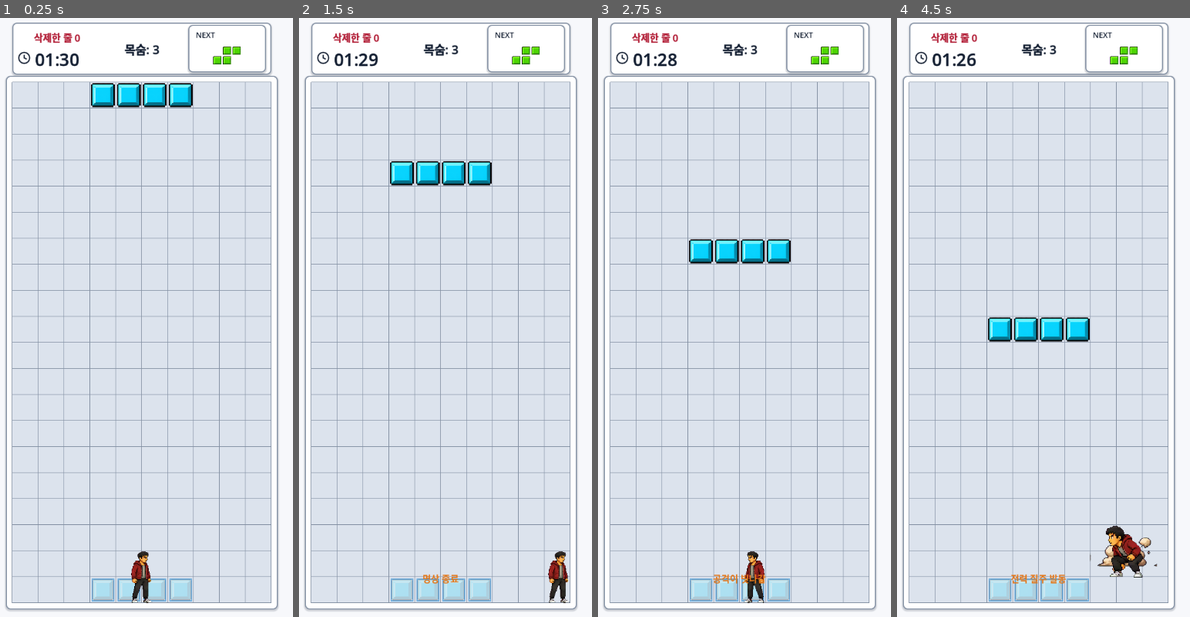
Above: before the commit, frames 1-4 (left to right).
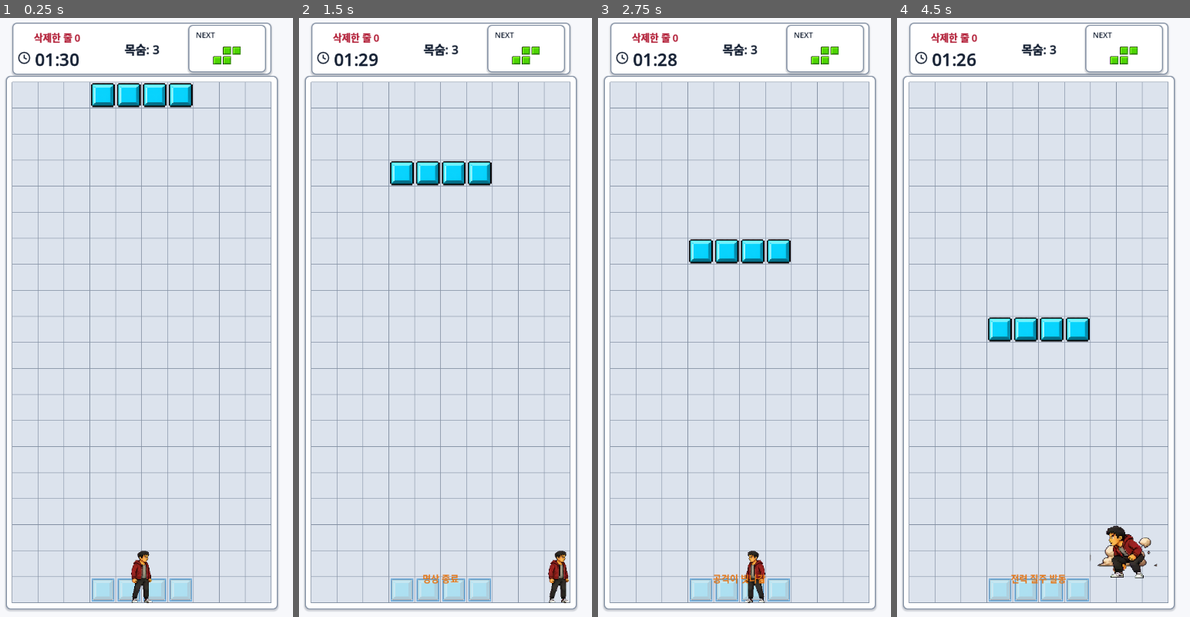
Above: after the commit, the same moments.

Repository: ydev2388/player_tetris
Game: Godot game, scene res://scenes/main.tscn
Same seed, same stepped clock (60 frames per second), same inputs: the game is played once before the commit and once after it. This scene is started directly instead of the project's main scene.
Inputs (mouse positions are in pixels of both pictures, inside the frame that each line leads up to):
- Up to frame 1 (0.25 s): no input
- Up to frame 2 (1.5 s): tap Enter at 0.5 s; move the mouse to (507, 293) at 0.52 s; hold C (character_grab) 0.53-1.28 s; hold Right (character_right) from 0.53 s (still down); click (507, 293) at 0.67 s; tap Z (character_jump) at 0.77 s; move the mouse to (381, 359) at 1.27 s; tap Down (character_meditate) at 1.35 s
- Up to frame 3 (2.75 s): tap Z (character_jump) at 1.52 s; move the mouse to (770, 191) at 2.02 s; release Right (character_right) at 2.03 s; hold Left (character_left) from 2.03 s (still down); tap X (character_punch) at 2.1 s
- Up to frame 4 (4.5 s): move the mouse to (1022, 449) at 2.77 s; release Left (character_left) at 2.78 s; hold Right (character_right) 2.78-4.28 s; tap S (character_rotation_kick) at 2.85 s; click (1022, 449) at 2.92 s; tap Z (character_jump) at 3.02, 3.77 s; move the mouse to (1128, 419) at 3.52 s; tap V (character_special) at 3.6 s; move the mouse to (946, 233) at 4.27 s; hold Left (character_left) from 4.28 s (still down); tap Space at 4.35 s

The runs differ from the first frame. In frame 1, 0.1% of the frame differs, in the area x 44-53%, y 88-98%; in frame 2, 0.1%; in frame 3, 0.2%; in frame 4, 0.3%, in the area x 71-85%, y 84-94%.

Commit message:
fix: stabilize character sprite alignment

Diff:
--- a/scripts/character_animation_data.gd
+++ b/scripts/character_animation_data.gd
@@ -15,6 +15,14 @@
 const DEFAULT_CHARACTER_ID: String = "normal"
 const FRAME_SIZE: float = 128.0
 const FRAME_DISPLAY_SIZE: Vector2 = Vector2(FRAME_SIZE, FRAME_SIZE)
+const VISIBLE_HEIGHTS: Dictionary = {
+	IDLE: 96.0,
+	ATTACK: 96.0,
+	HANG: 96.0,
+	JUMP: 96.0,
+	ROTATION_KICK: 96.0,
+	SPECIAL: 96.0,
+}
 const NORMAL_ATLAS: Texture2D = preload(
 	"res://assets/sprites/characters/normal/normal_atlas.png"
 )
@@ -180,6 +188,15 @@
 
 static func display_size_for(character_id: String = DEFAULT_CHARACTER_ID) -> Vector2:
 	return profile_for(character_id)["display_size"] as Vector2
+
+
+static func visible_height_for(
+	state: String,
+	character_id: String = DEFAULT_CHARACTER_ID
+) -> float:
+	var resolved_state: String = state if VISIBLE_HEIGHTS.has(state) else IDLE
+	var profile_scale: float = display_size_for(character_id).y / FRAME_SIZE
+	return float(VISIBLE_HEIGHTS[resolved_state]) * profile_scale
 
 
 static func texture_for(
--- a/scripts/character_controller.gd
+++ b/scripts/character_controller.gd
@@ -103,7 +103,7 @@
 const PUNCH_TOTAL_COSTS: Array[float] = [0.0, 8.0, 18.0] # 단계별 누적 비용 조회표.
 const PUNCH_MAX_HOLD_TIME: float = 0.9 # charge_time이 증가할 수 있는 상한(초).
 const PUNCH_HITBOX_WIDTH: float = 27.2 # 주먹 스프라이트 끝에서 5px 더 넓힌 전방 판정 길이(px).
-const CRUSH_ALPHA_THRESHOLD: float = 128.0 / 255.0 # 반투명 외곽을 제외할 알파 경계.
+const FRAME_ALPHA_THRESHOLD: float = 128.0 / 255.0 # 표시 실루엣의 반투명 외곽 제외 경계.
 const CRUSH_CORE_SIZE: Vector2 = Vector2(
 	28.0 * MainLayout.DISPLAY_SCALE,
 	64.0 * MainLayout.DISPLAY_SCALE
@@ -184,8 +184,8 @@
 var _was_grounded_for_stamina: bool = true # 비접지→접지 전환에서만 stamina를 완충하기 위한 이전 상태.
 var _self_respawn_hold_time: float = 0.0 # Q 또는 사용자 지정 키를 연속으로 누른 시간.
 var _self_respawn_requires_release: bool = false # 발동 뒤 같은 hold의 연속 생명 차감을 막는다.
-var _crush_mask_cache: Dictionary = {} # 상태/프레임별 화면 픽셀 몸통 마스크.
-var _animation_image_cache: Dictionary = {} # texture path별 CPU alpha 판정용 Image.
+var _frame_alpha_bounds_cache: Dictionary = {} # 캐릭터/프레임별 불투명 영역.
+var _animation_image_cache: Dictionary = {} # texture path별 표시 영역 검색용 Image.
 var _respawn_random: RandomNumberGenerator = RandomNumberGenerator.new() # 캐릭터 X 전용 난수열.
 
 
@@ -218,7 +218,7 @@
 	if character_id == value:
 		return true
 	character_id = value
-	_crush_mask_cache.clear()
+	_frame_alpha_bounds_cache.clear()
 	_animation_image_cache.clear()
 	_animation_state = ANIMATION_DATA.IDLE
 	_animation_time = 0.0
@@ -1344,9 +1344,9 @@
 		take_damage()
 
 
-## 상황: 자연 낙하한 네 블록 중 하나가 현재 캐릭터 몸통 픽셀에 닿는지 판정한다.
-## 순서: 현재 프레임의 캐시된 불투명 픽셀 → flip/rotation 변환 → 네 셀 Rect 포함 검사.
-## 결과: 알파 128 이상이면서 중앙 28×64px 안인 실제 표시 픽셀이 닿을 때만 true다.
+## 상황: 자연 낙하한 네 블록 중 하나가 현재 캐릭터 몸 충돌체에 닿는지 판정한다.
+## 순서: 고정 CharacterBody2D Rect와 네 셀 Rect의 실제 면적 교차를 검사한다.
+## 결과: 캐릭터 종류, 애니메이션 프레임, 투명 여백과 무관한 동일 판정을 반환한다.
 func _crush_mask_overlaps_active_piece(origin: Vector2i) -> bool:
 	var collider_rect: Rect2 = _character_collider_rect()
 	for local_cell: Vector2i in controller.active_local_cells():
@@ -1356,64 +1356,6 @@
 		):
 			return true
 	return false
-
-
-## 상황: 현재 애니메이션 프레임의 압사 몸통 마스크가 필요할 때 호출한다.
-## 순서: 상태/region key 캐시 조회 → 화면 중앙 28×64 각 픽셀을 source region으로 역매핑
-##       → 원본 alpha가 128 이상인 화면 픽셀 중심만 저장.
-## 결과: 투명 여백과 뻗은 팔다리가 빠진 정확한 화면 픽셀 좌표 목록을 반환한다.
-func _current_crush_mask_points() -> Array[Vector2]:
-	var region: Rect2 = ANIMATION_DATA.region_for(
-		_animation_state,
-		_animation_time,
-		character_id
-	)
-	var cache_key: String = "%s:%s:%d:%d:%d:%d" % [
-		character_id,
-		_animation_state,
-		int(region.position.x),
-		int(region.position.y),
-		int(region.size.x),
-		int(region.size.y),
-	]
-	if _crush_mask_cache.has(cache_key):
-		return _crush_mask_cache[cache_key] as Array[Vector2]
-
-	var texture: Texture2D = ANIMATION_DATA.texture_for(_animation_state, character_id)
-	var image_key: String = texture.resource_path
-	var image: Image
-	if _animation_image_cache.has(image_key):
-		image = _animation_image_cache[image_key] as Image
-	else:
-		image = texture.get_image()
-		_animation_image_cache[image_key] = image
-
-	var target_size: Vector2 = _animation_target_size(_animation_state)
-	var points: Array[Vector2] = []
-	var half_core: Vector2 = CRUSH_CORE_SIZE * 0.5
-	for pixel_y: int in range(int(-half_core.y), int(half_core.y)):
-		for pixel_x: int in range(int(-half_core.x), int(half_core.x)):
-			var display_point: Vector2 = Vector2(
-				float(pixel_x) + 0.5,
-				float(pixel_y) + 0.5
-			)
-			var normalized: Vector2 = (display_point + target_size * 0.5) / target_size
-			if (
-				normalized.x < 0.0
-				or normalized.x >= 1.0
-				or normalized.y < 0.0
-				or normalized.y >= 1.0
-			):
-				continue
-			var source_pixel: Vector2i = Vector2i(
-				int(floor(region.position.x + normalized.x * region.size.x)),
-				int(floor(region.position.y + normalized.y * region.size.y))
-			)
-			if image.get_pixelv(source_pixel).a >= CRUSH_ALPHA_THRESHOLD:
-				points.append(display_point)
-
-	_crush_mask_cache[cache_key] = points
-	return points
 
 
 ## 상황: 낙하 블록과 겹친 순간 캐릭터가 아래 고정 지지면에 직접 붙어 있는지 검사한다.
@@ -2064,9 +2006,9 @@
 
 
 ## 상황: animation 시간/state가 정해진 뒤 실제 Sprite2D frame을 적용할 때 호출한다.
-## 순서: sprite 유효성 → region 조회 → 기본 target size → attack 너비 확대
-##       → texture/region/scale/position 대입.
-## 결과: 원본 frame 크기가 달라도 게임 안에서는 일정한 캐릭터 높이로 보인다.
+## 순서: region의 불투명 경계 조회 → 상태별 실루엣 높이에 균일 배율 적용
+##       → 불투명 중심 X와 고정 충돌체 발선을 공통 표시 기준점으로 정렬.
+## 결과: 원본 투명 여백이 달라도 프레임 전환 시 몸 크기와 발 위치가 흔들리지 않는다.
 func _apply_animation_frame() -> void:
 	if not is_instance_valid(sprite):
 		return
@@ -2075,21 +2017,78 @@
 		_animation_time,
 		character_id
 	) # source frame.
-	var target_size: Vector2 = _animation_target_size(_animation_state) # 목표 화면 크기.
+	var alpha_bounds: Rect2 = _frame_alpha_bounds(region)
+	var visible_height: float = ANIMATION_DATA.visible_height_for(
+		_animation_state,
+		character_id
+	)
+	var uniform_scale: float = visible_height / maxf(alpha_bounds.size.y, 1.0)
+	var source_center: Vector2 = region.size * 0.5
+	var visible_center_x: float = alpha_bounds.position.x + alpha_bounds.size.x * 0.5
+	var visible_bottom: float = alpha_bounds.end.y
+	var ground_anchor_y: float = (
+		CHARACTER_COLLIDER_OFFSET_Y + CHARACTER_COLLIDER_HEIGHT * 0.5
+	)
 	sprite.texture = ANIMATION_DATA.texture_for(_animation_state, character_id)
 	sprite.region_enabled = true
 	sprite.region_rect = region
-	sprite.scale = target_size / region.size
+	sprite.scale = Vector2.ONE * uniform_scale
 	sprite.position = (
 		ANIMATION_DATA.display_offset_for(character_id)
 		+ MainLayout.BOARD_VISUAL_OFFSET
-	)
-
-
-## 상황: sprite 표시와 픽셀 마스크 역매핑이 같은 화면 크기를 사용해야 할 때 호출한다.
-## 결과: 블록 플립은 96×96px, 공격은 86.4×96px, 그 외 상태는 60×96px다.
-func _animation_target_size(_animation_state_value: String) -> Vector2:
-	return ANIMATION_DATA.display_size_for(character_id)
+		+ Vector2(
+			-(visible_center_x - source_center.x) * uniform_scale,
+			ground_anchor_y - (visible_bottom - source_center.y) * uniform_scale
+		)
+	)
+
+
+## 상황: 현재 atlas frame 안에서 실제로 보이는 픽셀 영역이 필요할 때 호출한다.
+## 순서: 캐시 확인 → atlas Image 재사용 → alpha 경계값 이상인 픽셀의 최소 Rect 계산.
+## 결과: 투명 공백을 제외한 source-local 경계를 반환하고 같은 frame은 다시 검색하지 않는다.
+func _frame_alpha_bounds(region: Rect2) -> Rect2:
+	var cache_key: String = "%s:%d:%d:%d:%d" % [
+		character_id,
+		int(region.position.x),
+		int(region.position.y),
+		int(region.size.x),
+		int(region.size.y),
+	]
+	if _frame_alpha_bounds_cache.has(cache_key):
+		return _frame_alpha_bounds_cache[cache_key] as Rect2
+
+	var texture: Texture2D = ANIMATION_DATA.texture_for(_animation_state, character_id)
+	var image_key: String = texture.resource_path
+	var image: Image
+	if _animation_image_cache.has(image_key):
+		image = _animation_image_cache[image_key] as Image
+	else:
+		image = texture.get_image()
+		_animation_image_cache[image_key] = image
+
+	var min_x: int = int(region.size.x)
+	var min_y: int = int(region.size.y)
+	var max_x: int = -1
+	var max_y: int = -1
+	var source_left: int = int(region.position.x)
+	var source_top: int = int(region.position.y)
+	for pixel_y: int in range(int(region.size.y)):
+		for pixel_x: int in range(int(region.size.x)):
+			if image.get_pixel(source_left + pixel_x, source_top + pixel_y).a < FRAME_ALPHA_THRESHOLD:
+				continue
+			min_x = mini(min_x, pixel_x)
+			min_y = mini(min_y, pixel_y)
+			max_x = maxi(max_x, pixel_x)
+			max_y = maxi(max_y, pixel_y)
+
+	var bounds: Rect2 = Rect2(Vector2.ZERO, region.size)
+	if max_x >= min_x and max_y >= min_y:
+		bounds = Rect2(
+			Vector2(float(min_x), float(min_y)),
+			Vector2(float(max_x - min_x + 1), float(max_y - min_y + 1))
+		)
+	_frame_alpha_bounds_cache[cache_key] = bounds
+	return bounds
 
 
 ## 상황: 행동 성공/실패를 사용자에게 짧게 알려야 할 때 호출한다.
--- a/tests/main_game_test.gd
+++ b/tests/main_game_test.gd
@@ -324,23 +324,22 @@
 
 	var controller: MainGameController = scene.get_node("GameController") # 논리 피스 상태 관찰 대상.
 	var character: MainCharacterController = scene.get_node("BoardPhysics/Character") # 입력·hitbox 실행 대상.
+	_test_character_frame_normalization(controller, character)
 	_expect(
 		character.character_id == "normal"
 			and not character.set_character_id("missing_character"),
 		"알 수 없는 캐릭터 ID는 기본 profile을 바꾸지 않는다."
 	)
-	character._crush_mask_cache["stale"] = [Vector2.ZERO]
 	character._animation_image_cache["stale"] = Image.create(1, 1, false, Image.FORMAT_RGBA8)
 	_expect(
 		character.set_character_id("boxer")
 			and character.character_id == "boxer"
 			and character.sprite.texture
 			== ANIMATION_DATA.texture_for(ANIMATION_DATA.IDLE, "boxer")
-			and character._crush_mask_cache.is_empty()
-			and character._animation_image_cache.is_empty(),
-		"복서 전환은 atlas를 즉시 교체하고 이전 alpha mask cache를 비운다."
-	)
-	character._crush_mask_cache["boxer_stale"] = [Vector2.ZERO]
+			and character._animation_image_cache.size() == 1
+			and character._frame_alpha_bounds_cache.size() == 1,
+		"복서 전환은 atlas를 즉시 교체하고 새 frame 표시 cache만 유지한다."
+	)
 	character._animation_image_cache["boxer_stale"] = Image.create(
 		1,
 		1,
@@ -352,11 +351,10 @@
 			and character.character_id == "shield_guard"
 			and character.sprite.texture
 			== ANIMATION_DATA.texture_for(ANIMATION_DATA.IDLE, "shield_guard")
-			and character._crush_mask_cache.is_empty()
-			and character._animation_image_cache.is_empty(),
-		"방패병 전환은 atlas를 즉시 교체하고 이전 alpha mask cache를 비운다."
-	)
-	character._crush_mask_cache["shield_guard_stale"] = [Vector2.ZERO]
+			and character._animation_image_cache.size() == 1
+			and character._frame_alpha_bounds_cache.size() == 1,
+		"방패병 전환은 atlas를 즉시 교체하고 새 frame 표시 cache만 유지한다."
+	)
 	character._animation_image_cache["shield_guard_stale"] = Image.create(
 		1,
 		1,
@@ -368,11 +366,10 @@
 			and character.character_id == "firefighter"
 			and character.sprite.texture
 			== ANIMATION_DATA.texture_for(ANIMATION_DATA.IDLE, "firefighter")
-			and character._crush_mask_cache.is_empty()
-			and character._animation_image_cache.is_empty(),
-		"소방관 전환은 atlas를 즉시 교체하고 이전 alpha mask cache를 비운다."
-	)
-	character._crush_mask_cache["firefighter_stale"] = [Vector2.ZERO]
+			and character._animation_image_cache.size() == 1
+			and character._frame_alpha_bounds_cache.size() == 1,
+		"소방관 전환은 atlas를 즉시 교체하고 새 frame 표시 cache만 유지한다."
+	)
 	character._animation_image_cache["firefighter_stale"] = Image.create(
 		1,
 		1,
@@ -384,11 +381,10 @@
 			and character.character_id == "cleaner"
 			and character.sprite.texture
 			== ANIMATION_DATA.texture_for(ANIMATION_DATA.IDLE, "cleaner")
-			and character._crush_mask_cache.is_empty()
-			and character._animation_image_cache.is_empty(),
-		"청소부 전환은 atlas를 즉시 교체하고 이전 alpha mask cache를 비운다."
-	)
-	character._crush_mask_cache["cleaner_stale"] = [Vector2.ZERO]
+			and character._animation_image_cache.size() == 1
+			and character._frame_alpha_bounds_cache.size() == 1,
+		"청소부 전환은 atlas를 즉시 교체하고 새 frame 표시 cache만 유지한다."
+	)
 	character._animation_image_cache["cleaner_stale"] = Image.create(
 		1,
 		1,
@@ -400,9 +396,9 @@
 			and character.character_id == "chef"
 			and character.sprite.texture
 			== ANIMATION_DATA.texture_for(ANIMATION_DATA.IDLE, "chef")
-			and character._crush_mask_cache.is_empty()
-			and character._animation_image_cache.is_empty(),
-		"요리사 전환은 atlas를 즉시 교체하고 이전 alpha mask cache를 비운다."
+			and character._animation_image_cache.size() == 1
+			and character._frame_alpha_bounds_cache.size() == 1,
+		"요리사 전환은 atlas를 즉시 교체하고 새 frame 표시 cache만 유지한다."
 	)
 	var crush_results: Array[bool] = []
 	for character_id: String in CHARACTER_DATA.CHARACTER_ORDER:
@@ -1026,6 +1022,89 @@
 ## 상황: 여러 펀치 사례가 동일한 보드·캐릭터 초기조건을 재사용할 때 호출된다.
 ## 순서: 빈 보드/활성 T 설정 → piece timer reset → 캐릭터 위치·방향·stamina·private flag 초기화.
 ## 결과: 이전 사례의 cooldown/예약 판정이 다음 사례에 섞이지 않는 test fixture가 된다.
+func _test_character_frame_normalization(
+	controller: MainGameController,
+	character: MainCharacterController
+) -> void:
+	var states: Array[String] = [
+		ANIMATION_DATA.IDLE,
+		ANIMATION_DATA.ATTACK,
+		ANIMATION_DATA.HANG,
+		ANIMATION_DATA.JUMP,
+		ANIMATION_DATA.ROTATION_KICK,
+		ANIMATION_DATA.SPECIAL,
+	]
+	var transforms_are_stable: bool = true
+	var collision_is_frame_independent: bool = true
+	controller.active_type = MainTetrominoData.Type.O
+	controller.active_rotation = 0
+	controller.active_cell_indices = [0, 1, 2, 3]
+	character.position = Vector2(240.0, 912.0)
+	character.sprite.flip_h = false
+	character.sprite.rotation = 0.0
+
+	for profile_id: String in CHARACTER_DATA.CHARACTER_ORDER:
+		character.set_character_id(profile_id)
+		for state: String in states:
+			var frames: Array = ANIMATION_DATA.REGIONS[state]
+			for frame_index: int in range(frames.size()):
+				character._animation_state = state
+				character._animation_time = (
+					float(frame_index) * float(ANIMATION_DATA.FRAME_DURATIONS[state])
+					+ 0.001
+				)
+				character._apply_animation_frame()
+				var region: Rect2 = character.sprite.region_rect
+				var bounds: Rect2 = character._frame_alpha_bounds(region)
+				var displayed_height: float = bounds.size.y * character.sprite.scale.y
+				var displayed_center_x: float = (
+					character.sprite.position.x
+					+ (bounds.position.x + bounds.size.x * 0.5 - region.size.x * 0.5)
+					* character.sprite.scale.x
+				)
+				var displayed_bottom: float = (
+					character.sprite.position.y
+					+ (bounds.end.y - region.size.y * 0.5) * character.sprite.scale.y
+				)
+				var expected_offset: Vector2 = (
+					ANIMATION_DATA.display_offset_for(profile_id)
+					+ MainLayout.BOARD_VISUAL_OFFSET
+				)
+				var expected_bottom: float = (
+					expected_offset.y
+					+ MainCharacterController.CHARACTER_COLLIDER_OFFSET_Y
+					+ MainCharacterController.CHARACTER_COLLIDER_HEIGHT * 0.5
+				)
+				if (
+					not is_equal_approx(
+						displayed_height,
+						ANIMATION_DATA.visible_height_for(state, profile_id)
+					)
+					or not is_equal_approx(displayed_center_x, expected_offset.x)
+					or not is_equal_approx(displayed_bottom, expected_bottom)
+					or not is_equal_approx(character.sprite.scale.x, character.sprite.scale.y)
+				):
+					transforms_are_stable = false
+				if (
+					not character._crush_mask_overlaps_active_piece(Vector2i(3, 19))
+					or character._crush_mask_overlaps_active_piece(Vector2i(7, 1))
+				):
+					collision_is_frame_independent = false
+
+	_expect(
+		transforms_are_stable,
+		"모든 캐릭터·동작 frame이 같은 실루엣 높이와 발 기준선을 유지한다."
+	)
+	_expect(
+		collision_is_frame_independent,
+		"압사 판정은 캐릭터 sprite의 투명 공백과 animation frame에 영향받지 않는다."
+	)
+	character.set_character_id(ANIMATION_DATA.DEFAULT_CHARACTER_ID)
+	character._animation_state = ANIMATION_DATA.IDLE
+	character._animation_time = 0.0
+	character._apply_animation_frame()
+
+
 func _prepare_punch(
 	controller: MainGameController,
 	character: MainCharacterController,
